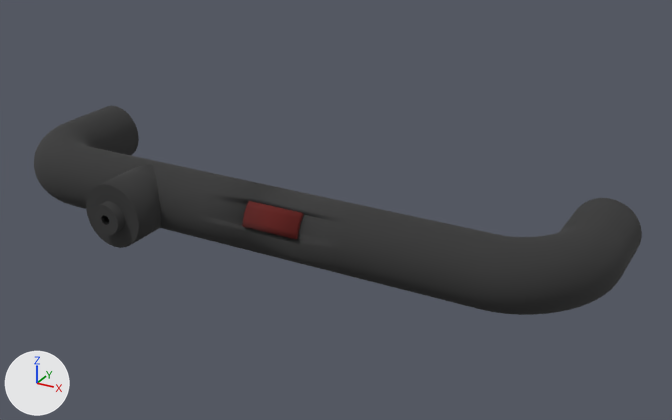
The FBX model unity_project/Paper Box/Assets/Models/Machines/Pipe.fbx: old version first, new version second.
The view is the same before and after, from a camera (50 mm lens) standing at (2.389, -2.483, 1.121) and looking at (1.167, -0.261, 0.01). Arrows for +X, +Y and +Z are at lower left; the lights stay in place. Mesh edges are drawn as thin lines on the coarser meshes. Where no turn or scale is listed for an object, it has been applied to the vertices.

In view in the first picture: 'Door', 'Pipe', 'ValveSlot'.
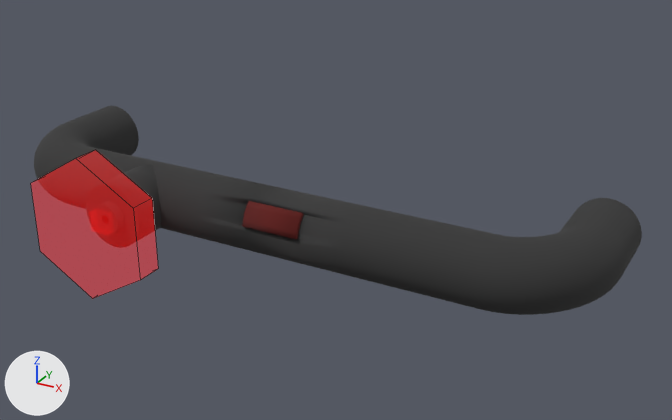
Diff of the bpy script that builds the scene:
```diff
--- a/unity_project/Paper Box/Assets/Models/Machines/Pipe.fbx.py
+++ b/unity_project/Paper Box/Assets/Models/Machines/Pipe.fbx.py
@@ mat_interactable @@
+mat_interactable = principled_material('Interactable')
+mat_interactable.base_color = (0.0, 0.0, 0.0)  # black #000000
+mat_interactable.roughness = 1.0
+mat_interactable.alpha = 0.2
+mat_interactable.emission_color = (1.0, 0.0, 0.0)  # red #ff0000
+mat_interactable.emission_strength = 1.0
@@ me_cylinder @@
+me_cylinder.from_pydata(...)  # a 6-sided cylinder along y spanning x -0.191..0.191, y -0.04..0.04, z -0.22..0.22
+me_cylinder.materials.append(mat_interactable)  # black #000000
@@ ob_interactableuse @@
+ob_interactableuse = bpy.data.objects.new('InteractableUse', me_cylinder)
+ob_interactableuse.location = (0.6, -0.676, 0.0)
```

Where the change shows, as pixel boxes [x1, y1, x2, y2] in the pictures (672 x 420 px):
'InteractableUse', added: after [31, 150, 158, 299]
'ValveSlot', unchanged, covered by the edit: before [86, 164, 161, 248]; after [123, 164, 161, 231]
